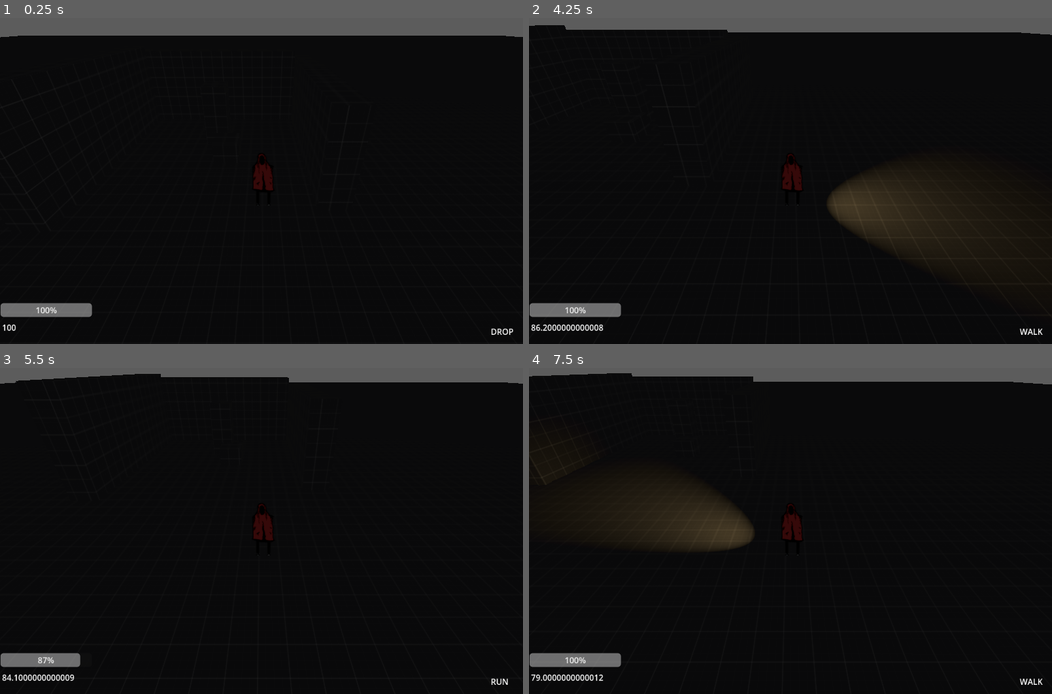
Above: before the commit, frames 1-4 (two rows, left to right).
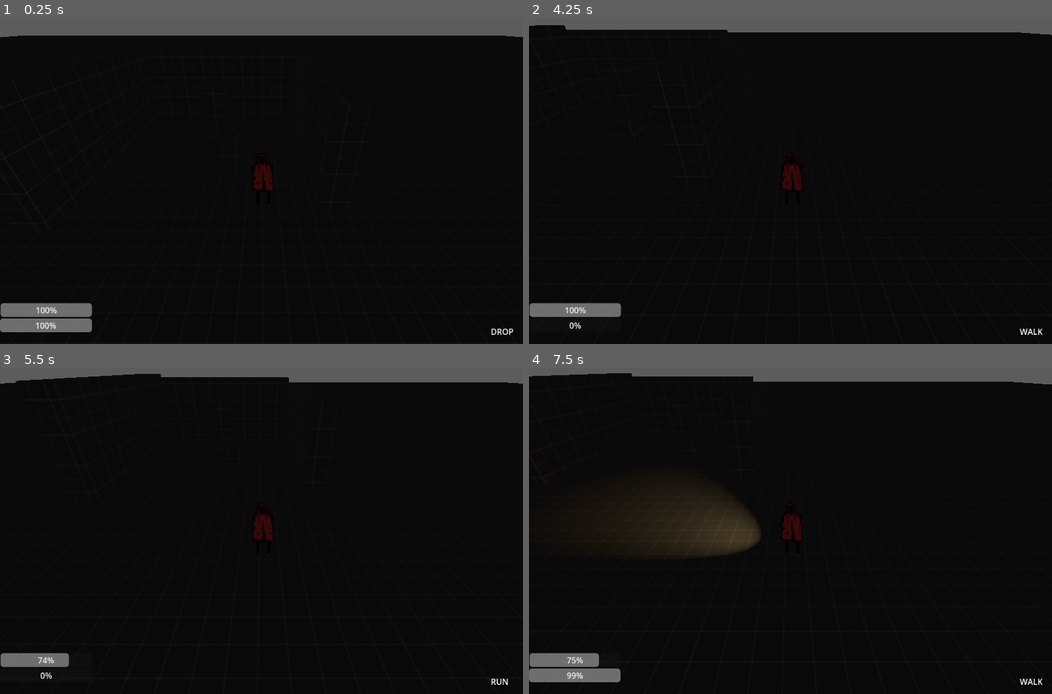
Above: after the commit, the same moments.

Repository: dandyhorse/lightson
Game: Godot game, scene res://scenes/world.tscn
Same seed, same stepped clock (60 frames per second), same inputs: the game is played once before the commit and once after it.
Inputs (mouse positions are in pixels of both pictures, inside the frame that each line leads up to):
- Up to frame 1 (0.25 s): no input
- Up to frame 2 (4.25 s): move the mouse to (905, 128) at 0.52 s; hold D (right) 0.53-1.28 s; right-click (905, 128) at 0.6 s; tap Mouse wheel up (focusFL) at 0.8, 1.35, 3.05 s; move the mouse to (685, 167) at 1.27 s; hold S (down) 1.28-2.03 s; tap Mouse wheel down (unfocusFL) at 1.55, 2.1, 3.8 s; move the mouse to (842, 60) at 2.02 s; hold D (right) 2.03-2.78 s; right-click (842, 60) at 2.3 s; move the mouse to (764, 226) at 2.77 s; hold W (up) 2.78-3.53 s; tap C (crouch) at 2.85 s; move the mouse to (947, 207) at 3.52 s; hold A (left) from 3.53 s (still down); right-click (947, 207) at 3.6 s; tap R (reload) at 4.15 s
- Up to frame 3 (5.5 s): move the mouse to (104, 439) at 4.27 s; tap Mouse wheel up (focusFL) at 4.35, 5.3 s; right-click (104, 439) at 4.55 s; move the mouse to (287, 498) at 5.02 s; release A (left) at 5.03 s; hold S (down) from 5.03 s (still down); hold Shift (run) from 5.03 s (still down)
- Up to frame 4 (7.5 s): move the mouse to (712, 400) at 5.77 s; release S (down) at 5.78 s; release Shift (run) at 5.78 s; hold D (right) 5.78-6.53 s; tap Mouse wheel down (unfocusFL) at 5.85 s; tap Enter at 6.5 s; move the mouse to (905, 478) at 6.52 s; hold W (up) 6.53-7.28 s; right-click (905, 478) at 6.6 s; move the mouse to (685, 517) at 7.27 s; hold D (right) from 7.28 s (still down); tap Mouse wheel up (focusFL) at 7.35 s

The runs differ from the first frame. In frame 1, 0.7% of the frame differs, in the area x 0-18%, y 92-97%; in frame 2, 4.6%, in the area x 0-92%, y 47-96%; in frame 3, 0.3%; in frame 4, 1.2%.

Commit message:
finally add reloading

Diff:
--- a/scenes/player.tscn
+++ b/scenes/player.tscn
@@ -45,6 +45,10 @@
 spot_range = 10.2
 spot_attenuation = 1.5
 spot_angle = 35.0
+
+[node name="ReloadTImer" type="Timer" parent="."]
+wait_time = 2.0
+one_shot = true
 
 [node name="CanvasLayer" type="CanvasLayer" parent="."]
 
@@ -94,17 +98,15 @@
 grow_horizontal = 2
 grow_vertical = 0
 
-[node name="Battery" type="Label" parent="CanvasLayer/Control"]
-layout_mode = 0
-offset_left = 4.0
-offset_top = 724.0
-offset_right = 101.0
-offset_bottom = 766.0
-text = "Battery"
-
-[node name="ProgressBar" type="ProgressBar" parent="CanvasLayer/Control"]
+[node name="StaminaHUD" type="ProgressBar" parent="CanvasLayer/Control"]
 layout_mode = 0
 offset_left = 1.0
 offset_top = 688.0
 offset_right = 180.0
 offset_bottom = 715.0
+
+[node name="BatteryHUD" type="ProgressBar" parent="CanvasLayer/Control"]
+layout_mode = 0
+offset_top = 718.0
+offset_right = 180.0
+offset_bottom = 745.0
--- a/scripts/_player.gd
+++ b/scripts/_player.gd
@@ -5,26 +5,27 @@
 @export var PLAYER_ACCELERATION = 5.0;
 @export var SENSITIVITY = 1000
 @export var LERP_SPEED = 5
-#@export var MAX_STAMINA = 100;
+@export var MAX_STAMINA = 100;
 @export var MAX_BATTERY_CAPACITY = 100;
 
 # FL
 @onready var currentFlashlightState = FLASHLIGHT_STATES.OFF;
 @onready var flashLight = $FlashLight;
 @onready var batteryChagre = MAX_BATTERY_CAPACITY;
-@onready var batteryRecoveryCoef = 0.001;
-@onready var batterySpendStep = MAX_BATTERY_CAPACITY * batteryRecoveryCoef;
+@onready var batterySpendCoef = 0.00015;
+@onready var batterySpendStep = MAX_BATTERY_CAPACITY * batterySpendCoef;
 @onready var focusMaxAngle = flashLight.spot_angle;
 @onready var focusMinAngle = 10;
 @onready var currentState;
-
+@onready var reloadTimer = $ReloadTImer;
 #STAMINA
-@onready var MAX_STAMINA = 200;
+#@onready var MAX_STAMINA = 200;
 @onready var currentStaminaState = STAMINA_STATES.FULL;
 @onready var stamina = MAX_STAMINA;
 @onready var staminaSpendStep = 1;
-@onready var staminaRecoveryCoef = 0.01;
+@onready var staminaRecoveryCoef = 0.002;
 @onready var staminaRecoveryStep = MAX_STAMINA * staminaRecoveryCoef
+#@onready var FLASHLIGHT_RELOADING_STATE = false;
 
 const STATES = {
 	DROP = 'drop',
@@ -44,15 +45,19 @@
 const FLASHLIGHT_STATES = {
 	ON = 'on',
 	OFF = 'off',
-	RELOADING = 'reloading'
+	RELOADING = 'reloading',
+	JUST_RELOADED = 'just_reloaded',
+	EMPTY = 'empty'
 }
 
 func _ready():
-	$CanvasLayer/Control/ProgressBar.max_value = MAX_STAMINA;
+	$CanvasLayer/Control/StaminaHUD.max_value = MAX_STAMINA;
+	$CanvasLayer/Control/StaminaHUD.max_value = MAX_BATTERY_CAPACITY;
+
 	pass;
 
 func _physics_process(delta: float) -> void:
-	$CanvasLayer/Control/Battery.text = str(batteryChagre);
+	$CanvasLayer/Control/BatteryHUD.value = batteryChagre;
 	_basicMovement(delta);
 	_flashLightProcess(delta);
 	_handleStaminaState();
@@ -118,7 +123,7 @@
 	pass;
 
 func _handleStaminaState():
-	$CanvasLayer/Control/ProgressBar.value = stamina
+	$CanvasLayer/Control/StaminaHUD.value = stamina
 
 	match currentStaminaState:
 		STAMINA_STATES.SPENDING:
@@ -136,7 +141,6 @@
 					currentStaminaState = STAMINA_STATES.FULL
 			pass
 
-
 func _updateStaminaState(staminaState):
 	if stamina == MAX_STAMINA:
 		currentStaminaState = STAMINA_STATES.FULL
@@ -144,27 +148,17 @@
 	if stamina == 0:
 		currentStaminaState = STAMINA_STATES.EMPTY
 		pass;
-
 	currentStaminaState = staminaState;
-
-	pass;
+	pass;
+
+func _updateFlashLightState(flashlightState):
+	currentFlashlightState = flashlightState;
 
 func _switchFlashLight():
-	if (batteryChagre > 0):
 		if (currentFlashlightState == FLASHLIGHT_STATES.ON):
 			_updateFlashLightState(FLASHLIGHT_STATES.OFF);
 		else:
 			_updateFlashLightState(FLASHLIGHT_STATES.ON)
-	else:
-		print("NEED TO RELOAD FL")
-
-func _updateFlashLightState(flashlightState):
-	match flashlightState:
-		FLASHLIGHT_STATES.ON:
-			currentFlashlightState = FLASHLIGHT_STATES.ON;
-		FLASHLIGHT_STATES.OFF:
-			currentFlashlightState = FLASHLIGHT_STATES.OFF;
-
 
 func _handleFlashLightState():
 	match currentFlashlightState:
@@ -173,7 +167,11 @@
 		FLASHLIGHT_STATES.OFF:
 			flashLight.light_energy = 0.0;
 		FLASHLIGHT_STATES.RELOADING:
-			pass;
+			flashLight.light_energy = 0.0;
+			batteryChagre = 0;
+		FLASHLIGHT_STATES.JUST_RELOADED:
+			batteryChagre = MAX_BATTERY_CAPACITY;
+			_updateFlashLightState(FLASHLIGHT_STATES.OFF)
 	pass;
 
 func _handleBatteryChange():
@@ -185,32 +183,35 @@
 			batteryChagre -= batterySpendStep;
 
 func _flashLightProcess(_delta: float) -> void:
-	_handleFlashLightState()
-	_handleBatteryChange()
-
 	# LOOK AT SCREEN
 	var ray = _screenPointToRay();
 	if (ray != Vector3()):
 		flashLight.look_at(ray)
 
-	# ENABLE / DISABLE FL
-	if Input.is_action_just_pressed("flashLight"):
-		_switchFlashLight()
-
-	# FOCUSING FL (configurable)
-	if Input.is_action_just_pressed("focusFL"):
-		if (flashLight.spot_angle > focusMinAngle):
-			flashLight.spot_range += 2
-			flashLight.spot_attenuation -= 0.2
-			flashLight.spot_angle -= 5
-	if Input.is_action_just_pressed("unfocusFL"):
-		if (flashLight.spot_angle < focusMaxAngle):
-			flashLight.spot_range -= 2
-			flashLight.spot_attenuation += 0.2
-			flashLight.spot_angle += 5
-	if Input.is_action_just_pressed("reload"):
-		print("reload")
-		pass;
+	_handleFlashLightState()
+	_handleBatteryChange()
+
+	if reloadTimer.is_stopped():
+		if currentFlashlightState == FLASHLIGHT_STATES.RELOADING:
+			_updateFlashLightState(FLASHLIGHT_STATES.JUST_RELOADED)
+		# ENABLE / DISABLE FL
+		if Input.is_action_just_pressed("flashLight"):
+			_switchFlashLight()
+
+		# FOCUSING FL (configurable)
+		if Input.is_action_just_pressed("focusFL"):
+			if (flashLight.spot_angle > focusMinAngle):
+				flashLight.spot_range += 2
+				flashLight.spot_attenuation -= 0.2
+				flashLight.spot_angle -= 5
+		if Input.is_action_just_pressed("unfocusFL"):
+			if (flashLight.spot_angle < focusMaxAngle):
+				flashLight.spot_range -= 2
+				flashLight.spot_attenuation += 0.2
+				flashLight.spot_angle += 5
+		if Input.is_action_just_pressed("reload"):
+			reloadTimer.start()
+			_updateFlashLightState(FLASHLIGHT_STATES.RELOADING)
 	pass;
 
 func _screenPointToRay():
@@ -228,6 +229,9 @@
 	return Vector3();
 
 
+
+
+
 # ROADMAP
 # realistic light from flashlight (semi done)
 # state_machine
